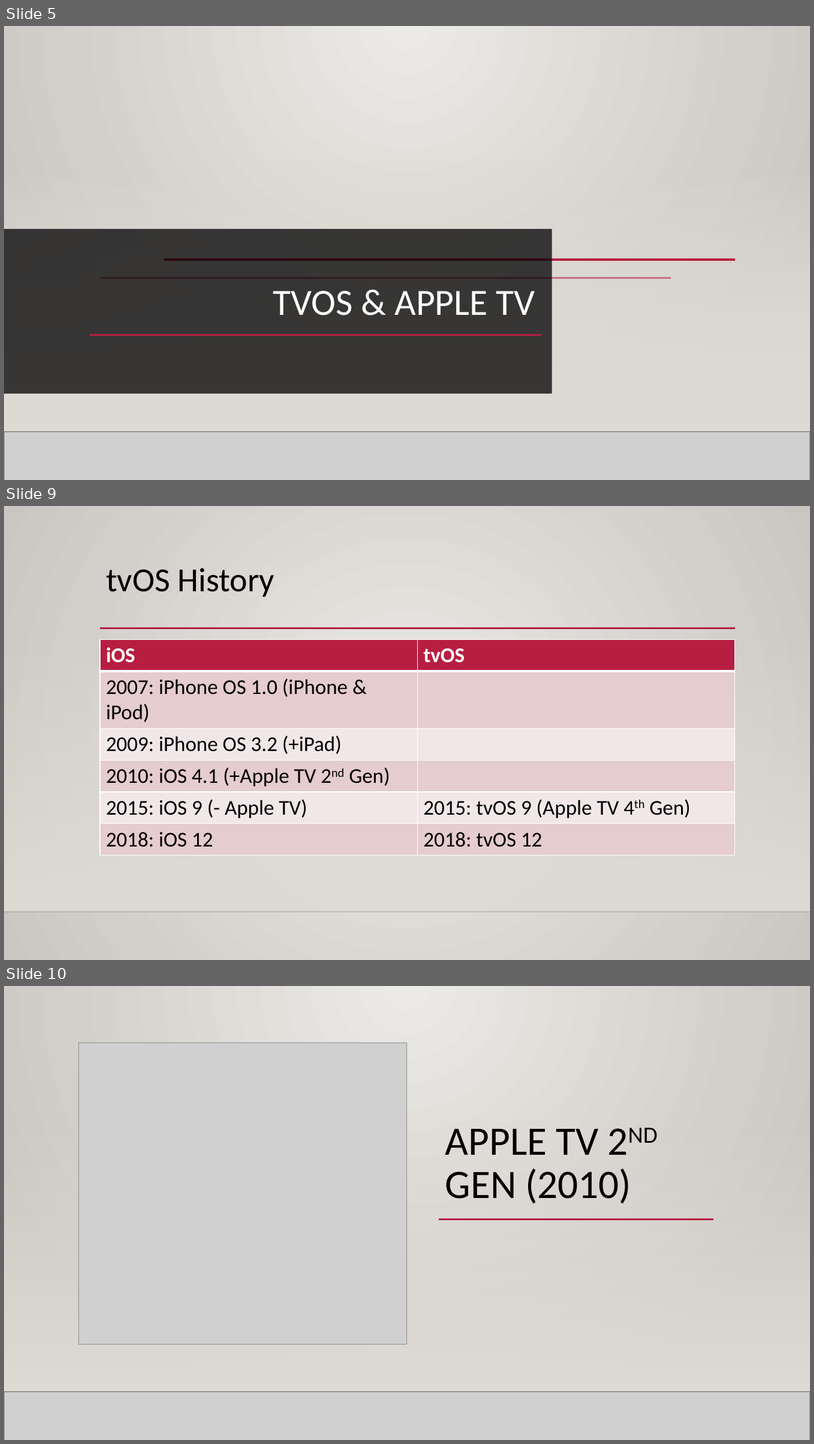
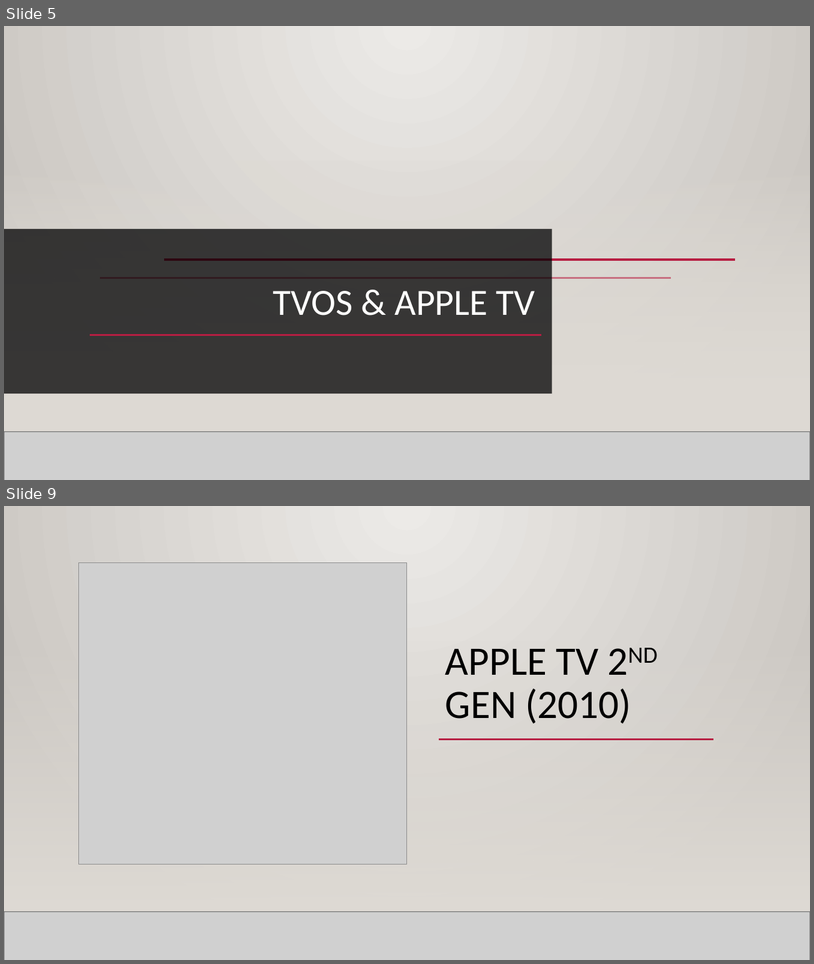
Before and after one commit to ThanhTurin/iOS-meetup-sg, a slide deck: Presentation.pptx. Shown one above the other, each under a label of ours: slides 5, 9 and 10 before the commit, slides 5 and 9 after it; the slides between them are not shown. The pictures are 814x1444 and 814x964 pixels, drawn with LibreOffice and Linux fonts; fonts in the diff are those of the drawing; grey boxes stand for pictures; background and template pictures are left out. Boxes give left, top, right and bottom in pixels: in the first picture for what was removed or moved away, otherwise in the second. Text is boxed around its words. In the diff, an @@ line names an element or a change of style, - is before the commit and + after.

```diff
--- a/Presentation.pptx
+++ b/Presentation.pptx
@@ slide 9 removed at (4,506,810,960), background gradient #ECEAE7 to #CAC7C1; not listed: 2 template elements that a slide beside it also shows @@
@@ title removed at (106,568,275,597) @@
-tvOS History
@@ line removed from (100, 628) to (736, 628) @@
@@ table removed at (100,639,735,852), 6 rows, 2 columns @@
-iOS | tvOS
-2007: iPhone OS 1.0 (iPhone & iPod) | 
-2009: iPhone OS 3.2 (+iPad) | 
-2010: iOS 4.1 (+Apple TV 2nd Gen) | 
-2015: iOS 9 (- Apple TV) | 2015: tvOS 9 (Apple TV 4th Gen)
-2018: iOS 12 | 2018: tvOS 12
@@ what was slide 10 is now slide 9 @@
```
Also in this commit, not shown: 3 slides changed, 3 slides added, 2 other slides removed.
